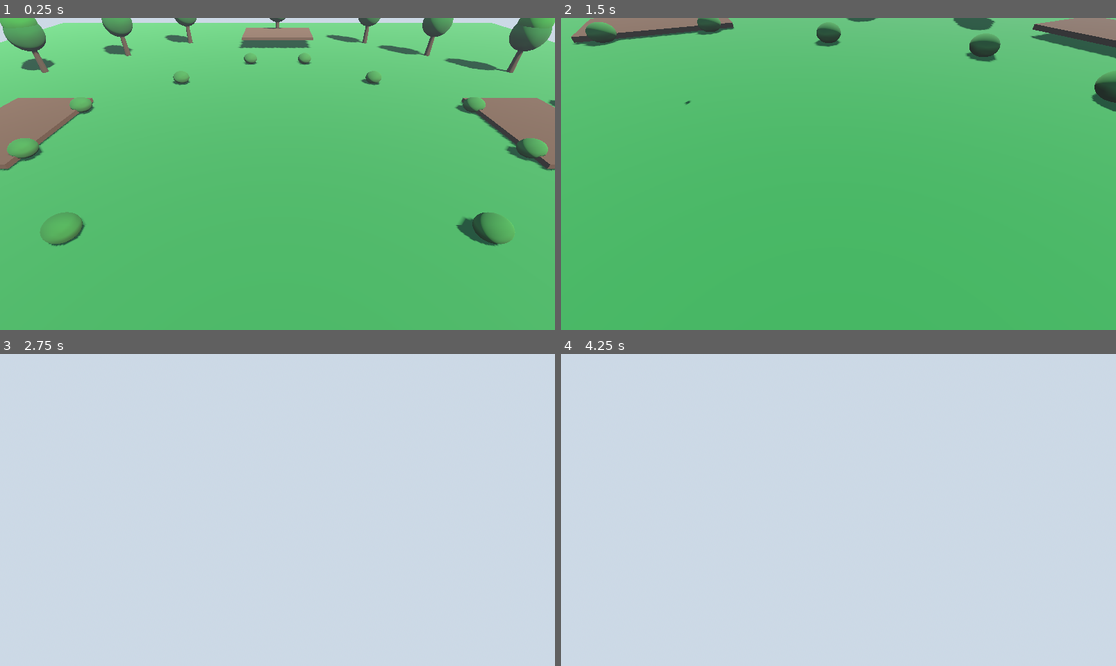
Above: before the commit, frames 1-4 (two rows, left to right).
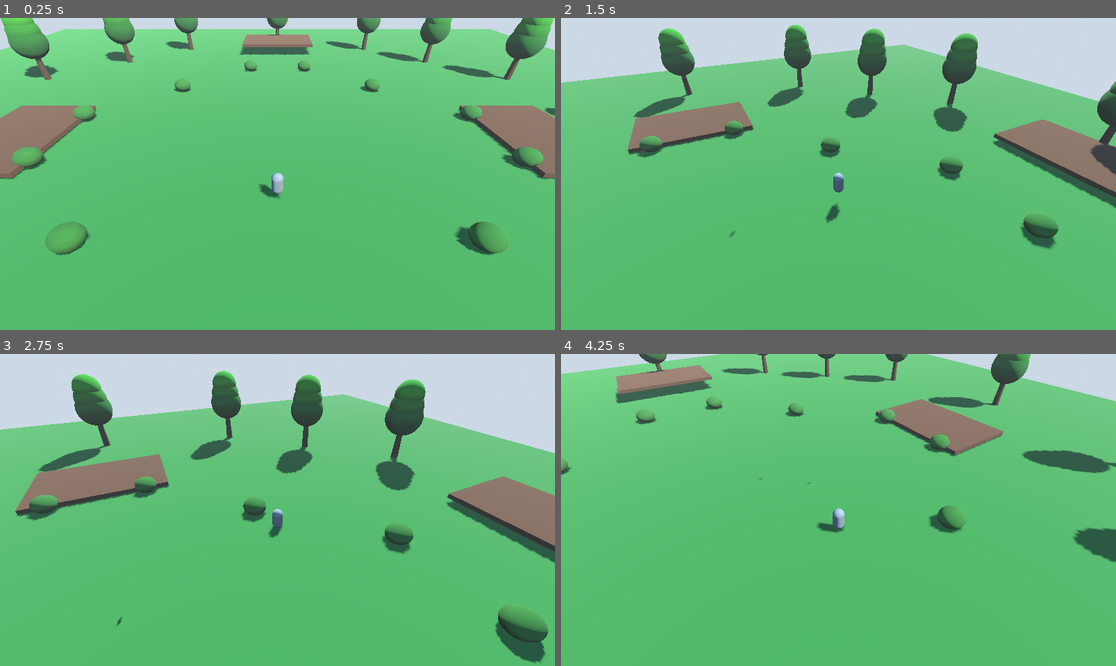
Above: after the commit, the same moments.

Repository: edb616321/godot-test2-paper-mario
Game: Godot game, scene res://scenes/park_level.tscn
Same seed, same stepped clock (60 frames per second), same inputs: the game is played once before the commit and once after it.
Inputs:
- Up to frame 1 (0.25 s): no input
- Up to frame 2 (1.5 s): tap Enter (ui_accept) at 0.5, 0.77 s; hold D (ui_right) 0.53-1.28 s; hold Q (camera_rotate_left) 0.53-1.28 s; hold S (ui_down) from 1.28 s (still down); tap R (camera_rotate_right) at 1.35 s
- Up to frame 3 (2.75 s): tap Enter (ui_accept) at 1.52 s; release S (ui_down) at 2.03 s; hold D (ui_right) from 2.03 s (still down); tap E (interact) at 2.1 s
- Up to frame 4 (4.25 s): release D (ui_right) at 2.78 s; hold W (ui_up) 2.78-3.53 s; tap Q (camera_rotate_left) at 2.85 s; tap Enter (ui_accept) at 3.02, 3.77 s; hold A (ui_left) from 3.53 s (still down); hold R (camera_rotate_right) from 3.53 s (still down)

The runs differ from the first frame. In frame 1, 11% of the frame differs, in the area x 0-100%, y 0-77%; in frame 2, 26%; in frame 3, 82%; in frame 4, 97%, in the area x 0-100%, y 0-100%.

Commit message:
Fix camera and player falling through floor
- Added proper Player node setup with CapsuleMesh and CapsuleShape3D
- Fixed collision masks (player on layer 2, collides with layer 1)
- Camera now stays above minimum height (5.0 units)
- Added safety checks in physics_process
- Player properly positioned at y=2 to start above ground
- Fixed camera follow logic with null checks
- Added dynamic player creation if missing from scene

Diff:
--- a/scenes/park_level.tscn
+++ b/scenes/park_level.tscn
@@ -83,6 +83,14 @@
 [sub_resource type="BoxShape3D" id="BoxShape3D_platform"]
 size = Vector3(15, 0.5, 10)
 
+[sub_resource type="CapsuleMesh" id="CapsuleMesh_player"]
+height = 2.0
+radius = 0.5
+
+[sub_resource type="CapsuleShape3D" id="CapsuleShape3D_player"]
+height = 2.0
+radius = 0.5
+
 [node name="ParkLevel" type="Node3D"]
 script = ExtResource("1")
 
@@ -227,6 +235,12 @@
 collision_layer = 1
 
 [node name="Player" type="CharacterBody3D" parent="."]
-transform = Transform3D(1, 0, 0, 0, 1, 0, 0, 0, 1, 0, 1, 10)
+transform = Transform3D(1, 0, 0, 0, 1, 0, 0, 0, 1, 0, 2, 10)
 collision_layer = 2
-collision_mask = 5
+collision_mask = 1
+
+[node name="MeshInstance3D" type="MeshInstance3D" parent="Player"]
+mesh = SubResource("CapsuleMesh_player")
+
+[node name="CollisionShape3D" type="CollisionShape3D" parent="Player"]
+shape = SubResource("CapsuleShape3D_player")
--- a/scripts/park_level_controller.gd
+++ b/scripts/park_level_controller.gd
@@ -5,9 +5,9 @@
 signal player_entered_water
 signal player_exited_water
 
-@onready var player = $Player
+@onready var player = null  # Will be created dynamically
 @onready var camera = $Camera3D
-@onready var pond_water_area = $Pond/WaterArea
+@onready var pond_water_area = $Pond/WaterArea if has_node("Pond/WaterArea") else null
 @onready var particle_effects = $ParticleEffects
 @onready var trees = $Trees
 @onready var bushes = $Bushes
@@ -62,8 +62,12 @@
 
 func _setup_player():
 	"""Initialize player character"""
-	if not player:
-		print("Creating player character...")
+	# Check if Player node exists in scene
+	if has_node("Player"):
+		player = $Player
+		print("Using existing player from scene")
+	else:
+		print("Creating player character dynamically...")
 		player = CharacterBody3D.new()
 		player.name = "Player"
 		add_child(player)
@@ -74,6 +78,12 @@
 		capsule_mesh.height = 2.0
 		capsule_mesh.radius = 0.5
 		mesh_instance.mesh = capsule_mesh
+
+		# Create a material for the player
+		var player_material = StandardMaterial3D.new()
+		player_material.albedo_color = Color(0.2, 0.3, 0.7, 1.0)  # Blue player
+		mesh_instance.material_override = player_material
+
 		player.add_child(mesh_instance)
 
 		# Add collision
@@ -84,10 +94,14 @@
 		collision_shape.shape = capsule_shape
 		player.add_child(collision_shape)
 
-		# Position player
-		player.position = Vector3(0, 1, 10)
+		# Position player above ground
+		player.position = Vector3(0, 2, 10)
 		player.collision_layer = 2
 		player.collision_mask = 5  # Collide with world and water
+
+	# Ensure player is valid
+	if player:
+		print("Player initialized at position: ", player.position)
 
 func _setup_trees():
 	"""Create tree instances around the park"""
@@ -333,6 +347,11 @@
 func _physics_process(delta):
 	"""Handle physics-based movement and interactions"""
 	if not player:
+		# Try to find or create player if missing
+		if has_node("Player"):
+			player = $Player
+		else:
+			_setup_player()
 		return
 
 	# Get input
@@ -399,9 +418,19 @@
 	var cam_x = sin(camera_rotation) * camera_distance
 	var cam_z = cos(camera_rotation) * camera_distance
 
-	var target_pos = player.position + Vector3(cam_x, camera_height, cam_z)
+	# Ensure camera stays above minimum height
+	var player_pos = player.global_position if player else Vector3(0, 1, 10)
+	var target_pos = player_pos + Vector3(cam_x, camera_height, cam_z)
+
+	# Clamp camera height to avoid going below ground
+	target_pos.y = max(target_pos.y, 5.0)
+
+	# Smooth camera movement
 	camera.position = camera.position.lerp(target_pos, 5.0 * delta)
-	camera.look_at(player.position + Vector3(0, 1, 0), Vector3.UP)
+
+	# Look at player position
+	var look_target = player_pos + Vector3(0, 1, 0)
+	camera.look_at(look_target, Vector3.UP)
 
 func _update_bush_physics(delta):
 	"""Update shimmy effect for bushes player is moving through"""
Not shown, added: scripts/bench_controller.gd.uid
Not shown, added: scripts/park_level_controller.gd.uid
Not shown, added: scripts/wind_system.gd.uid
Not shown, added: shaders/water_advanced.gdshader.uid
